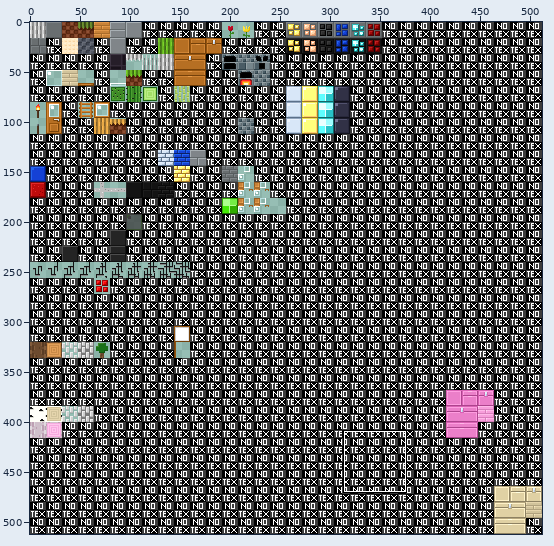
Sprite sheet -- terrain.png. Above: a wide view before the commit, with the close-up outlined.
Close-up. As it was:
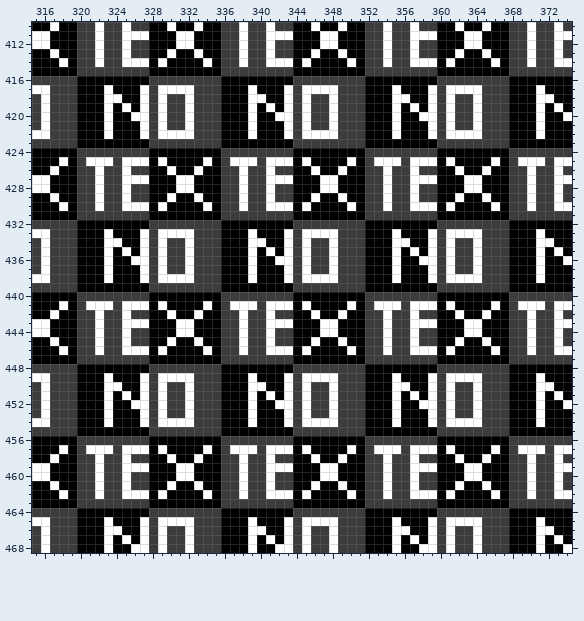
The file is 512x512 pixels. Colours within 5 levels of each other are drawn and written as one. Shown: x 315..374, y 410..468. The commit also changed other parts of the picture, which this record leaves out.
After the commit:
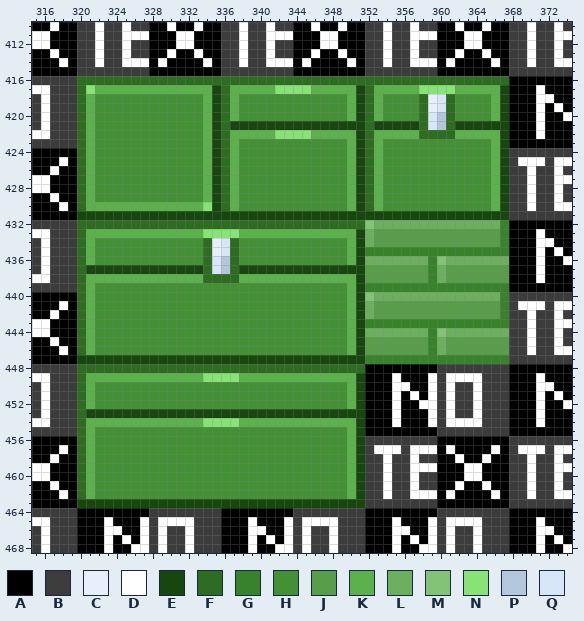
Palette (. is transparent): A #000000  B #3c3c3c  C #e6effb  D #ffffff  E #17460e  F #2d6c21  G #37822a  H #439134  J #589e4a  K #5db14c  L #6caf5f  M #82c377  N #88e376  P #b3c6dc  Q #d8e7f8
Diff:
Changed rows in their new state; - is an unchanged pixel.
first column x 320:
416 FFFFFFFFFFFFFFFFFFFFFFFFFFFFFFFFFFFFFFFFFFFFFFFF
417 FNKKKKKKKKKKKKKEFKKKKKNNNNKKKKKEFKKKKKNNNNKKKKKE
418 FKHHHHHHHHHHHHKEFKHHHHHHHHHHHHKEFKHHHHFCQFHHHHKE
419 FKHHHHHHHHHHHHKEFKHHHHHHHHHHHHKEFKHHHHFCQFHHHHKE
420 FKHHHHHHHHHHHHKEFKHHHHHHHHHHHHKEFKHHHHFQPFHHHHKE
421 FKHHHHHHHHHHHHKEFEEEEEEEEEEEEEEEFEEEEEFQPFEEEEEE
422 FKHHHHHHHHHHHHKEFKKKKKNNNNKKKKKEFKKKKKFFFFKKKKKE
423 FKHHHHHHHHHHHHKEFKHHHHHHHHHHHHKEFKHHHHHHHHHHHHKE
424 FKHHHHHHHHHHHHKEFKHHHHHHHHHHHHKEFKHHHHHHHHHHHHKE
425 FKHHHHHHHHHHHHKEFKHHHHHHHHHHHHKEFKHHHHHHHHHHHHKE
426 FKHHHHHHHHHHHHKEFKHHHHHHHHHHHHKEFKHHHHHHHHHHHHKE
427 FKHHHHHHHHHHHHKEFKHHHHHHHHHHHHKEFKHHHHHHHHHHHHKE
428 FKHHHHHHHHHHHHKEFKHHHHHHHHHHHHKEFKHHHHHHHHHHHHKE
429 FKHHHHHHHHHHHHKEFKHHHHHHHHHHHHKEFKHHHHHHHHHHHHKE
430 FKKKKKKKKKKKKKNEFKHHHHHHHHHHHHKEFKHHHHHHHHHHHHKE
431 EEEEEEEEEEEEEEEEEEEEEEEEEEEEEEEEEEEEEEEEEEEEEEEE
432 FFFFFFFFFFFFFFFFFFFFFFFFFFFFFFFFMLLLLLLLLLLLLLLG
433 FKKKKKKKKKKKKKNNNNKKKKKKKKKKKKKELJJJJJJJJJJJJJJG
434 FKHHHHHHHHHHHHFCQFHHHHHHHHHHHHKELJJJJJJJJJJJJJJG
435 FKHHHHHHHHHHHHFCQFHHHHHHHHHHHHKEGGGGGGGGGGGGGGGG
436 FKHHHHHHHHHHHHFQPFHHHHHHHHHHHHKELLLLLLLGMLLLLLLL
437 FEEEEEEEEEEEEEFQPFEEEEEEEEEEEEEEJJJJJJJGLJJJJJJJ
438 FKKKKKKKKKKKKKFFFFKKKKKKKKKKKKKEJJJJJJJGLJJJJJJJ
439 FKHHHHHHHHHHHHHHHHHHHHHHHHHHHHKEGGGGGGGGGGGGGGGG
440 FKHHHHHHHHHHHHHHHHHHHHHHHHHHHHKEMLLLLLLLLLLLLLLG
441 FKHHHHHHHHHHHHHHHHHHHHHHHHHHHHKELJJJJJJJJJJJJJJG
442 FKHHHHHHHHHHHHHHHHHHHHHHHHHHHHKELJJJJJJJJJJJJJJG
443 FKHHHHHHHHHHHHHHHHHHHHHHHHHHHHKEGGGGGGGGGGGGGGGG
444 FKHHHHHHHHHHHHHHHHHHHHHHHHHHHHKELLLLLLLGMLLLLLLL
445 FKHHHHHHHHHHHHHHHHHHHHHHHHHHHHKEJJJJJJJGLJJJJJJJ
446 FKHHHHHHHHHHHHHHHHHHHHHHHHHHHHKEJJJJJJJGLJJJJJJJ
447 EEEEEEEEEEEEEEEEEEEEEEEEEEEEEEEEGGGGGGGGGGGGGGGG
448 FFFFFFFFFFFFFFFFFFFFFFFFFFFFFFFF----------------
449 FKKKKKKKKKKKKKNNNNKKKKKKKKKKKKKE----------------
450 FKHHHHHHHHHHHHHHHHHHHHHHHHHHHHKE----------------
451 FKHHHHHHHHHHHHHHHHHHHHHHHHHHHHKE----------------
452 FKHHHHHHHHHHHHHHHHHHHHHHHHHHHHKE----------------
453 FEEEEEEEEEEEEEEEEEEEEEEEEEEEEEEE----------------
454 FKKKKKKKKKKKKKNNNNKKKKKKKKKKKKKE----------------
455 FKHHHHHHHHHHHHHHHHHHHHHHHHHHHHKE----------------
456 FKHHHHHHHHHHHHHHHHHHHHHHHHHHHHKE----------------
457 FKHHHHHHHHHHHHHHHHHHHHHHHHHHHHKE----------------
458 FKHHHHHHHHHHHHHHHHHHHHHHHHHHHHKE----------------
459 FKHHHHHHHHHHHHHHHHHHHHHHHHHHHHKE----------------
460 FKHHHHHHHHHHHHHHHHHHHHHHHHHHHHKE----------------
461 FKHHHHHHHHHHHHHHHHHHHHHHHHHHHHKE----------------
462 FKHHHHHHHHHHHHHHHHHHHHHHHHHHHHKE----------------
463 EEEEEEEEEEEEEEEEEEEEEEEEEEEEEEEE----------------
Pixel boxes of the changes (left, top, right, bottom) in both close-ups:
changed: (77, 76, 509, 508)
